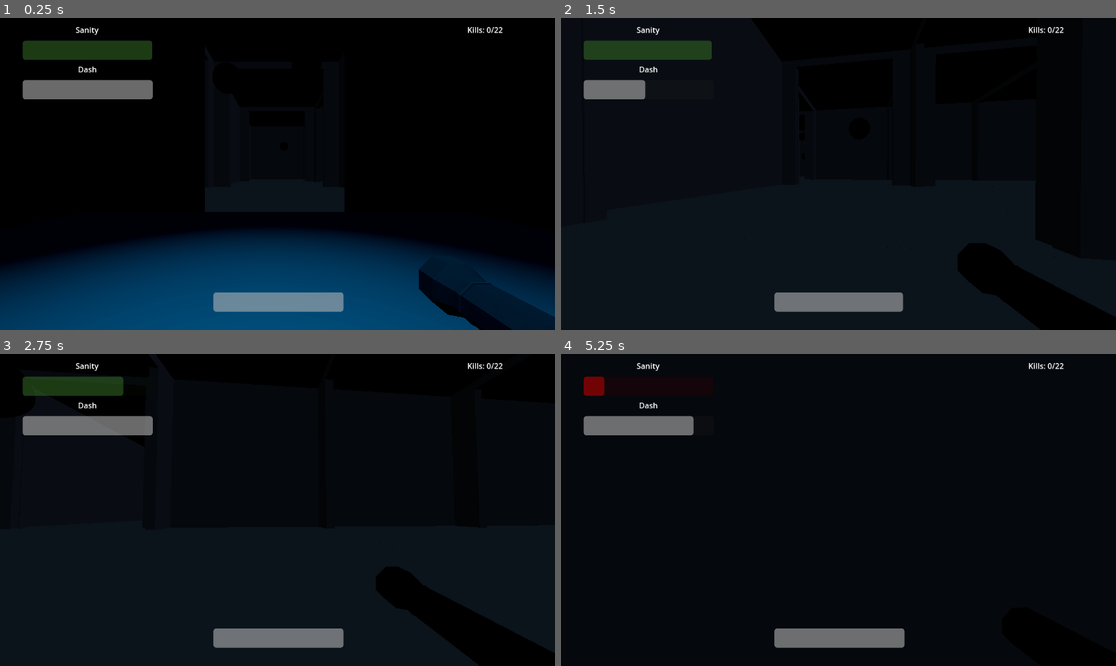
Above: before the commit, frames 1-4 (two rows, left to right).
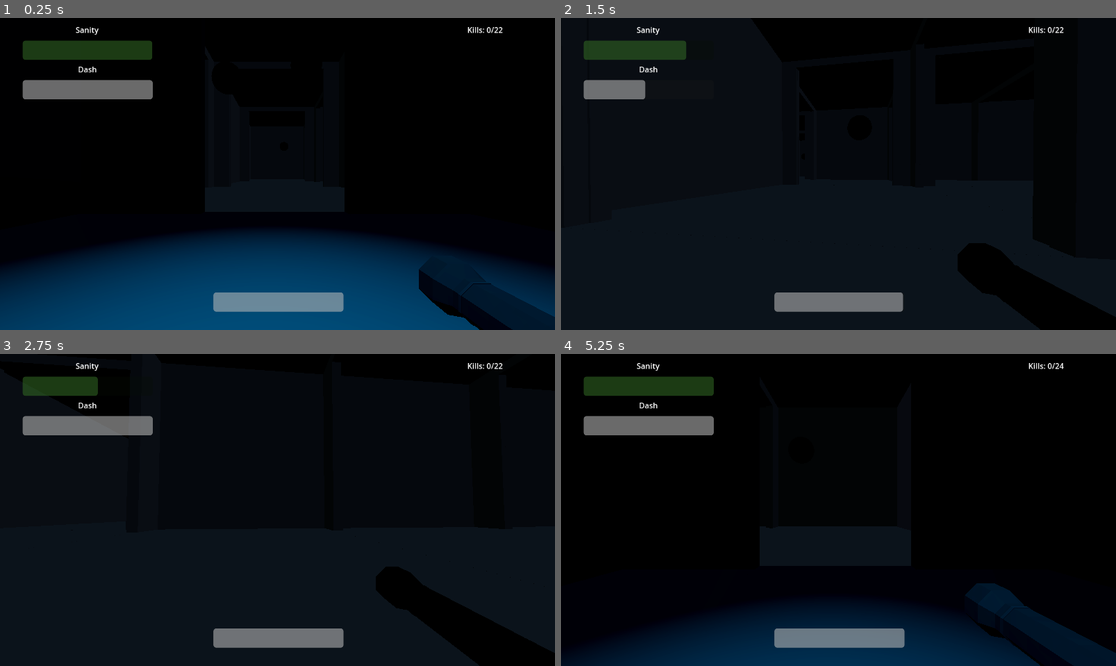
Above: after the commit, the same moments.

Repository: OmarCompiled/Stuck_NULL_BYTES
Game: Godot game, scene res://world.tscn
The game is run twice, just before and just after one commit, with the same random seed, the same clock (stepped at 60 frames per second) and the same inputs.
Inputs (mouse positions are in pixels of both pictures, inside the frame that each line leads up to):
- Up to frame 1 (0.25 s): no input
- Up to frame 2 (1.5 s): tap Enter (ui_accept) at 0.5, 0.77 s; move the mouse to (866, 174) at 0.52 s; hold E (Dash) 0.53-1.28 s; hold W (MoveForward) from 0.53 s (still down); move the mouse to (810, 174) at 1.27 s; click (810, 174) at 1.35 s
- Up to frame 3 (2.75 s): keep holding W (MoveForward); tap Enter (ui_accept) at 1.52 s; move the mouse to (288, 503) at 2.02 s; hold Shift (Sprint) from 2.03 s (still down)
- Up to frame 4 (5.25 s): keep holding W (MoveForward); move the mouse to (832, 516) at 2.77 s; release Shift (Sprint) at 2.78 s; tap N at 2.85 s; tap Enter (ui_accept) at 3.02, 3.77, 4.52 s; move the mouse to (877, 513) at 3.52 s; hold E (Dash) 3.53-4.28 s; move the mouse to (794, 506) at 4.27 s; click (794, 506) at 4.35 s; move the mouse to (844, 510) at 5.02 s; hold Shift (Sprint) from 5.03 s (still down)

The runs differ from the first frame. In frame 2, 0.3% of the frame differs, in the area x 22-28%, y 7-14%; in frame 3, 0.3%; in frame 4, 13%, in the area x 2-100%, y 2-100%.

Commit message:
feat: make healing room gradually damage enemies
- Instead of immediately killing enemies, healing rooms gradually damage
them while depleting their `room_health`
- Tweaked some values

Diff:
--- a/godot/DamageParticles.tscn
+++ b/godot/DamageParticles.tscn
@@ -1,8 +1,7 @@
 [gd_scene load_steps=6 format=3 uid="uid://bkjsh3itjc877"]
 
 [sub_resource type="StandardMaterial3D" id="StandardMaterial3D_1r40i"]
-albedo_color = Color(0, 0, 0, 1)
-emission = Color(1, 1, 1, 1)
+albedo_color = Color(0.06, 0.06, 0.06, 1)
 
 [sub_resource type="Curve" id="Curve_1r40i"]
 _data = [Vector2(0, 1), 0.0, 0.0, 0, 0, Vector2(0.472906, 1), 0.0, 0.0, 0, 0, Vector2(0.5, 1), 0.0, 0.0, 0, 0, Vector2(0.960591, 0), 0.0, 0.0, 0, 0]
--- a/godot/flashlight.tscn
+++ b/godot/flashlight.tscn
@@ -5,7 +5,7 @@
 [ext_resource type="Script" uid="uid://3vso5rhc2486" path="res://detection_area.gd" id="3_wm4p2"]
 
 [sub_resource type="ConvexPolygonShape3D" id="ConvexPolygonShape3D_wm4p2"]
-points = PackedVector3Array(0, 0, 0, 26.3305, 0, -200, 22.8029, 13.1652, -200, 13.1652, 22.8029, -200, 1.61228e-15, 26.3305, -200, -13.1652, 22.8029, -200, -22.8029, 13.1652, -200, -26.3305, 3.22456e-15, -200, -22.8029, -13.1652, -200, -13.1652, -22.8029, -200, -4.83683e-15, -26.3305, -200, 13.1652, -22.8029, -200, 22.8029, -13.1652, -200)
+points = PackedVector3Array(0, 0, 0, 21.0644, 0, -160, 18.2423, 10.5322, -160, 10.5322, 18.2423, -160, 1.28978e-15, 21.0644, -160, -10.5322, 18.2423, -160, -18.2423, 10.5322, -160, -21.0644, 2.57956e-15, -160, -18.2423, -10.5322, -160, -10.5322, -18.2423, -160, -3.86934e-15, -21.0644, -160, 10.5322, -18.2423, -160, 18.2423, -10.5322, -160)
 
 [node name="Flashlight" type="Node3D"]
 script = ExtResource("1_h3kvc")
@@ -34,7 +34,7 @@
 transform = Transform3D(-4.37114e-08, -0.173648, -0.984808, 0, 0.984808, -0.173648, 1, -7.5904e-09, -4.30473e-08, 0, 0, 0)
 script = ExtResource("3_wm4p2")
 angle = 15.0
-range = 200.0
+range = 160.0
 
 [node name="Cone" type="CollisionShape3D" parent="DetectionArea"]
 shape = SubResource("ConvexPolygonShape3D_wm4p2")
@@ -42,5 +42,5 @@
 [node name="SpotLight3D" type="SpotLight3D" parent="DetectionArea"]
 light_energy = 0.0
 light_volumetric_fog_energy = 0.5
-spot_range = 16.6667
+spot_range = 13.3333
 spot_angle = 7.5
--- a/godot/prefabs/healing_area.gd
+++ b/godot/prefabs/healing_area.gd
@@ -2,8 +2,8 @@
 
 signal room_health_depleted()
 
-var player;
-
+var player: Player
+var enemies: Array[Shadow] = []
 var is_healing = false
 var room_health = 50
 const HEAL_PER_SECOND = 50
@@ -12,30 +12,59 @@
 	if is_healing and player:
 		_heal(delta)
 
+	_damage_enemies(delta)
+
+
 func _on_body_entered(body: Node3D) -> void:
 	if body is Player:
-		player = body
-		player.is_losing_sanity = false
-		is_healing = true
+		_handle_player_entered(body)
 	elif body is Shadow:
-		body.queue_free()
+		enemies.append(body)
 
 
 func _on_body_exited(body: Node3D) -> void:
 	if body is Player:
-		player.is_losing_sanity = true
-		is_healing = false
+		_handle_player_exited(body)
+	elif body is Shadow:
+		enemies.erase(body)
+
+
+func _handle_player_entered(player_body: Player) -> void:
+	player = player_body
+	player.is_losing_sanity = false
+	is_healing = true
+
+
+func _handle_player_exited(player_body: Player) -> void:
+	player_body.is_losing_sanity = true
+	is_healing = false
 
 
 func _heal(delta) -> void:
-		var needed_health = player.health_component.max_health - player.health_component.current_health
-		var health = min(HEAL_PER_SECOND * delta, room_health, needed_health)
-		player.health_component.heal(health)
-		room_health -= health
-		if room_health <= 0:
-			_deplete_room_health()
+	var needed_health = player.health_component.max_health - player.health_component.current_health
+	var health = _calculate_transfer_amount(HEAL_PER_SECOND * delta, needed_health)
+	player.health_component.heal(health)
+	_consume_room_health(health)
+
+
+func _damage_enemies(delta) -> void:
+	for enemy in enemies:
+		if is_instance_valid(enemy):
+			var damage = _calculate_transfer_amount(HEAL_PER_SECOND * delta / 4, enemy.health_component.current_health)
+			enemy.health_component.take_damage(damage)
+			_consume_room_health(damage)
+
+
+func _calculate_transfer_amount(target: float, target_limit: float) -> float:
+	return min(target, target_limit, room_health)
+
+
+func _consume_room_health(amount: float) -> void:
+	room_health -= amount
+	if room_health <= 0:
+		_deplete_room_health()
 
 
 func _deplete_room_health() -> void:
-		room_health_depleted.emit()
-		queue_free()
+	room_health_depleted.emit()
+	queue_free()
--- a/godot/shadow.gd
+++ b/godot/shadow.gd
@@ -6,8 +6,8 @@
 @export var sanity_reward = 15
 @export var knockback_decay: float = 0.95
 @export var dmg = 20
-@export var min_speed: float = 8.0
-@export var max_speed: float = 10.0
+@export var min_speed: float = 10.0
+@export var max_speed: float = 12.0
 
 var speed: float
 var can_see_player: bool = false
--- a/godot/shadow.tscn
+++ b/godot/shadow.tscn
@@ -22,6 +22,7 @@
 script = ExtResource("1_n2o5g")
 health_component = NodePath("HealthComponent")
 damage_particles = ExtResource("2_n2o5g")
+sanity_reward = 10
 
 [node name="CollisionShape3D" type="CollisionShape3D" parent="."]
 transform = Transform3D(1.45644, 0, 0, 0, 1.45644, 0, 0, 0, 1.45644, 0, 0, 0)
@@ -51,8 +52,8 @@
 transform = Transform3D(1, 0, 0, 0, 1, 0, 0, 0, 1, -0.00469041, -4.76837e-07, -0.000295401)
 light_color = Color(0.163965, 0.0280897, 0.283854, 1)
 light_energy = 16.0
-light_volumetric_fog_energy = 4.0
-omni_range = 0.874718
+light_volumetric_fog_energy = 5.0
+omni_range = 0.949455
 
 [connection signal="body_entered" from="DetectionArea" to="." method="_on_area_3d_body_entered"]
 [connection signal="body_exited" from="DetectionArea" to="." method="_on_area_3d_body_exited"]
